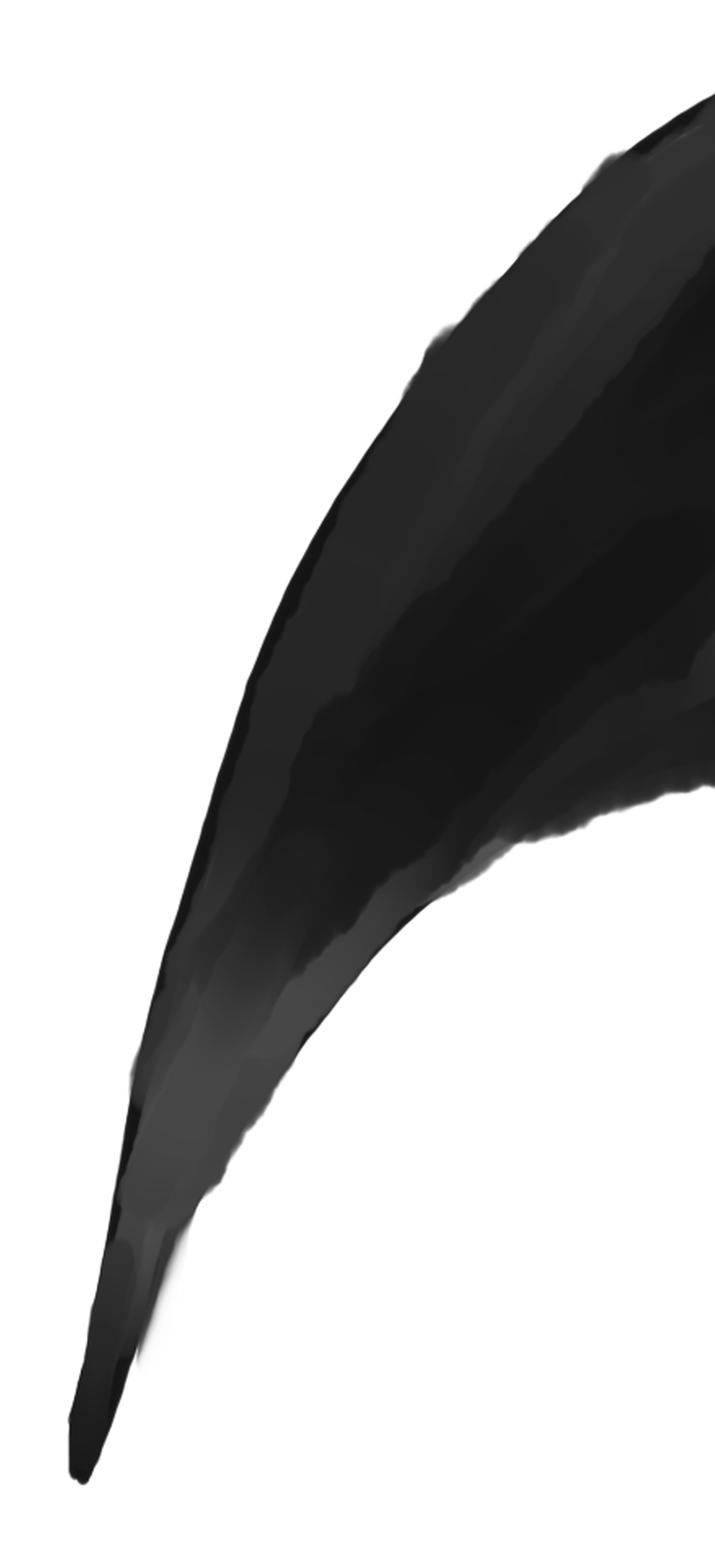
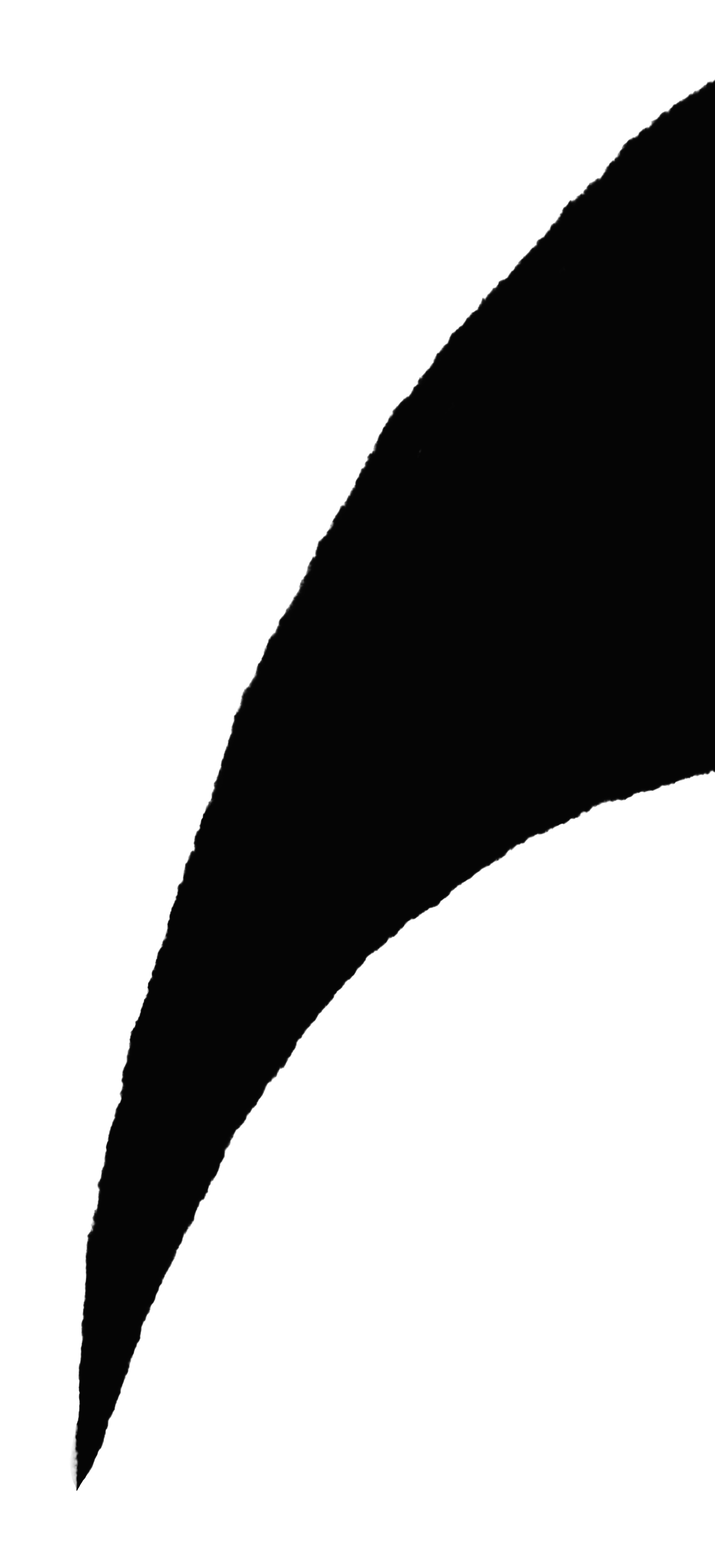
Two versions of the same layered image (715x1568). Layer-by-layer changes:
added layer "レイヤー7" above "rough" over 69, 78, 715, 1492
hid group "rough" (1 layers), opacity 100% → 44% over 66, 90, 715, 1487
painted on "tanden" over 67, 98, 715, 1486
